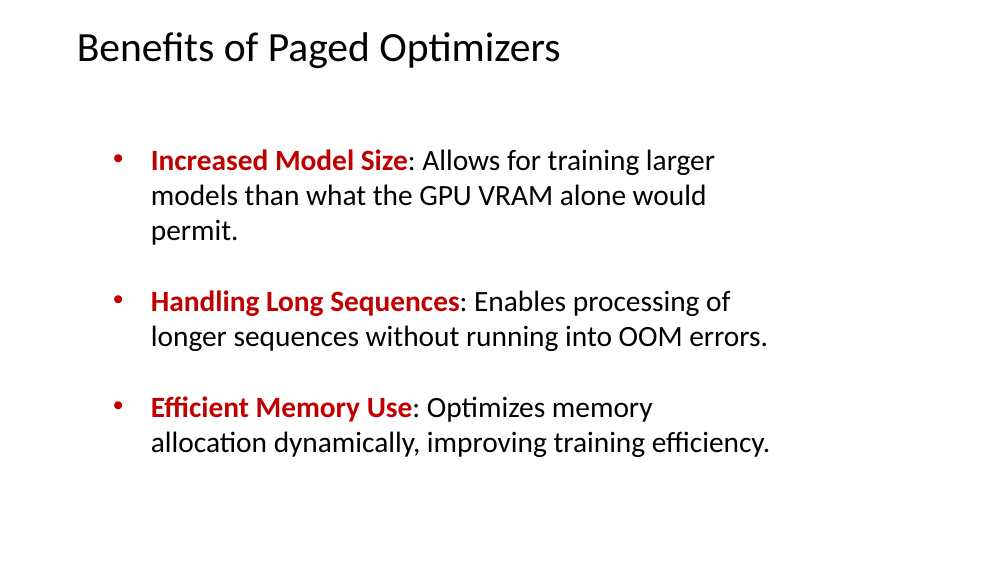
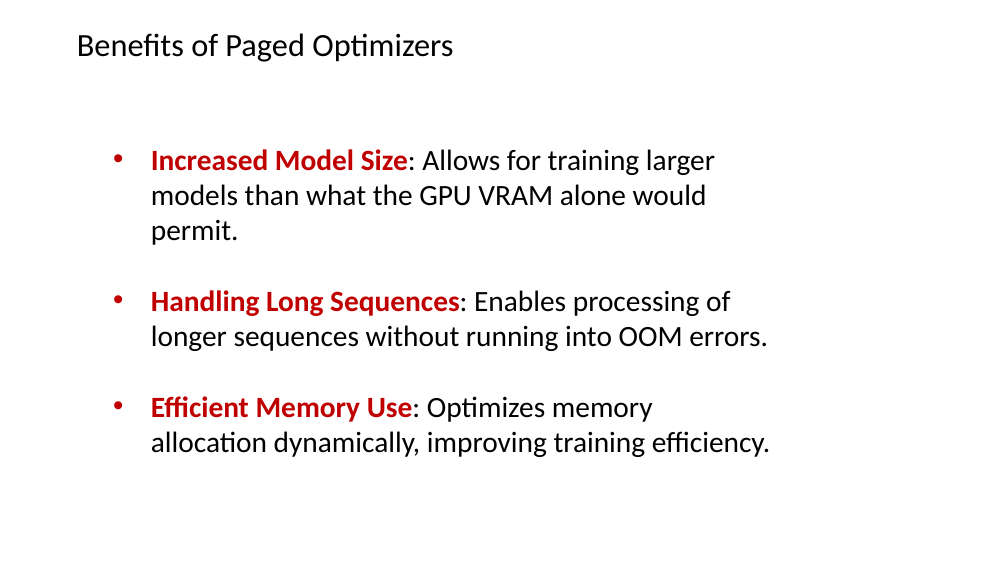
Before and after one commit to anuvindmp/S06, a slide deck: slide 67 of NLP/NOTES/new/LORA.pptx. Drawn at 1008x567 pixels with LibreOffice and Linux fonts; fonts in the diff are those of the drawing; background and template pictures are left out. Boxes give left, top, right and bottom in pixels: in the first picture for what was removed or moved away, otherwise in the second. Text is boxed around its words. In the diff, an @@ line names an element or a change of style, - is before the commit and + after.

```diff
--- a/NLP/NOTES/new/LORA.pptx
+++ b/NLP/NOTES/new/LORA.pptx
@@ title "Benefits of Paged Optimizers" at (77,33,453,62): size 39.6 to 30.8 pt; line spacing 0.9 to 0.7 @@
```
Also in this commit, not shown: 55 other slides changed, 3 other files.
